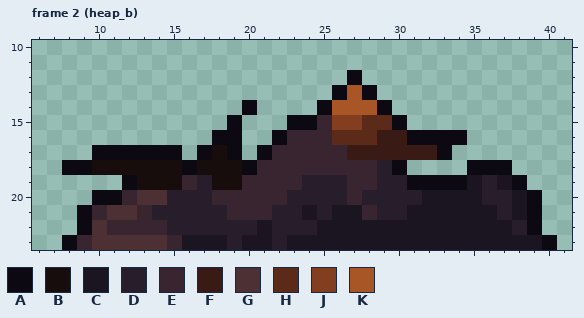
Edited in one commit: pixel-art file (assets/source/props/floor01/hoarder_heap.ase). The picture above is the old version.
48x24 pixels, 3 frames. Colours within 5 levels of each other are drawn and written as one. Shown: frame 2 (heap_b): x 6..41, y 10..23.
Palette (. is transparent): A #0c0912  B #170d0c  C #1b1522  D #281d2b  E #382530  F #3a1a14  G #4c3034  H #5c2a18  J #823e1e  K #a85626
Pixels before, frame 2 (heap_b), first column x 8:
12 ...................A.............
13 ..................AKA............
14 ............A....AKKKA...........
15 ...........A...AAEJJHHA..........
16 ..........AA..AEEEHHHFFAAAA......
17 ..AAAAAA.ABA.AEEEEEFFFFFFA.......
18 AABBBBBBABBBAEEEEEEEEDA....AAA...
19 ....ABBBEDBBEEEEDDDEEDDAAAACDCA..
20 ..AAEGGDDDEEEEEDDDDEDDDDCCCCDDCA.
21 .AEGGEDDDDDEEEDDCDCCEDDCCCCCCDCA.
22 .AGEEEEDDDDDDCDDDCCCCCCCCCCCCCDA.
23 AEGGGGGECCCDCCDCCCCCCCCCCCCCCCCCA
Once edited:
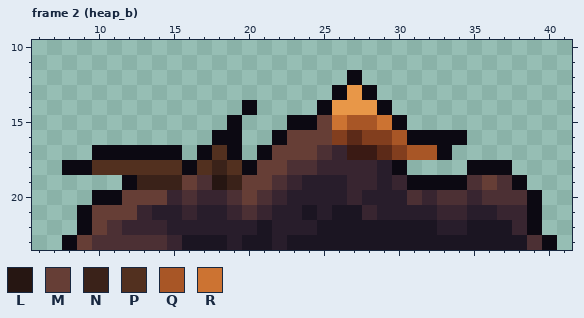
Colours new in this view: L #261612  M #663e36  N #3a2219  P #52301f  Q #a85626  R #cc7332
The exact change:
colour K: #a85626 -> #e89748
Changed rows in their new state; - is a pixel that keeps its letter.
Frame 2 (heap_b):
first column x 9:
15 ----------------MRQQR----------
16 --------------MMMJ-JJQ---------
17 ---------P---MMMG---HJQQ-------
18 -PPPPPP-PNP-MMGG---------------
19 ----NNNMGLNMMG-------E----GMG--
20 ---MMMEGE-GMG---------GEGGEGGG-
21 -MMM---E---G----------DDEEDDEE-
22 -MG---------------------DD---E-
23 M-----------------------------G
Boxes around the changes in both pictures, in picture pixels (x1, y1, x2, y2):
changed: (77, 85, 542, 250)
